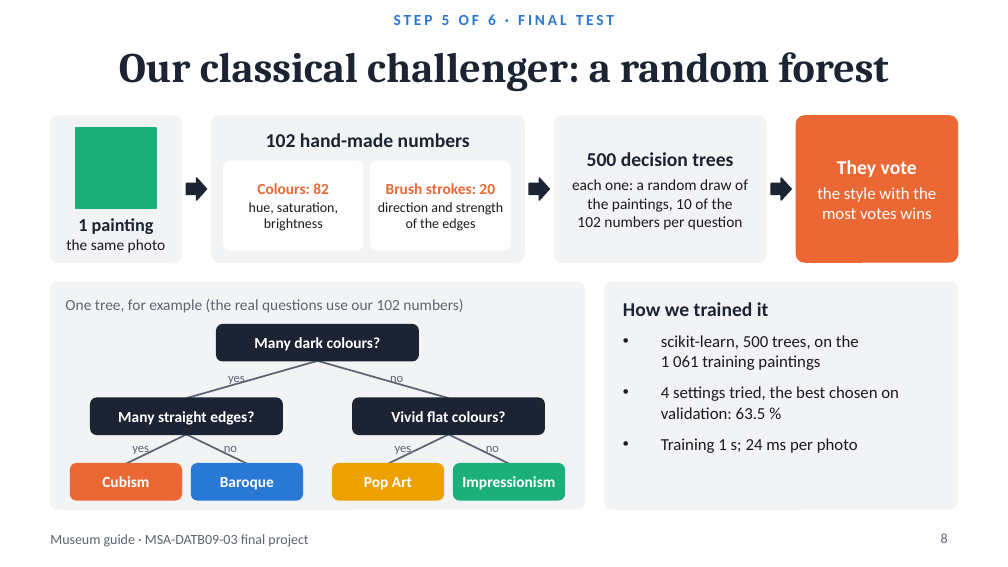
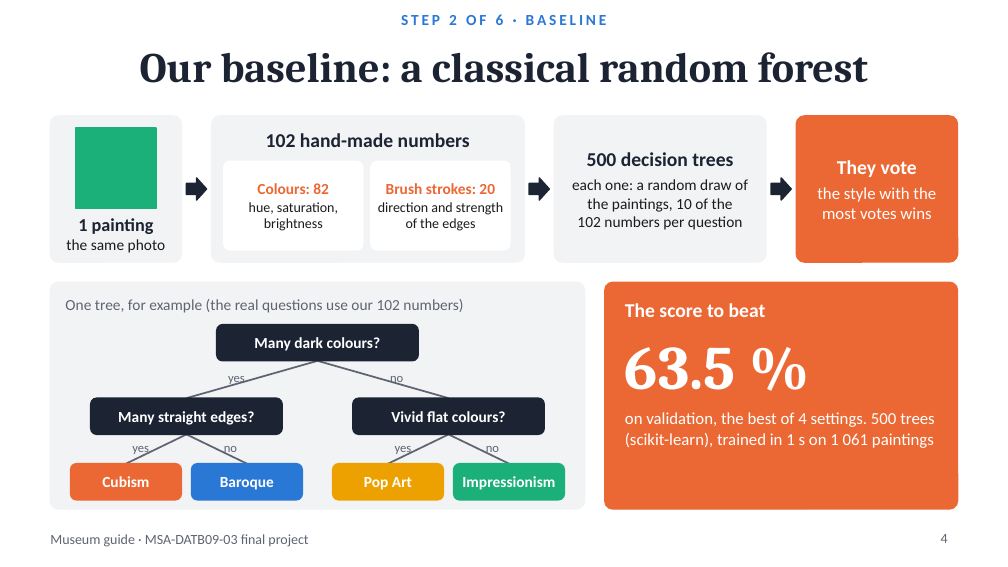
Before and after one commit to BenjaminAHS/neural-network-project, a slide deck: slide 4 of docs/museum_guide_presentation.pptx (slide 8 before the commit). Drawn at 1008x567 pixels with LibreOffice and Linux fonts; fonts in the diff are those of the drawing. Boxes give left, top, right and bottom in pixels: in the first picture for what was removed or moved away, otherwise in the second. Text is boxed around its words. In the diff, an @@ line names an element or a change of style, - is before the commit and + after.

Commit message:
Add CLIP ViT-L/14 (too big for a kiosk) and a recap by criteria; slide 8 on the test paintings; 10 main slides

```diff
--- a/docs/museum_guide_presentation.pptx
+++ b/docs/museum_guide_presentation.pptx
@@ text at [401,14,607,25]: text changed @@
-STEP 5 OF 6 · FINAL TEST
+STEP 2 OF 6 · BASELINE
@@ title at [140,52,868,83]: text changed @@
-Our classical challenger: a random forest
+Our baseline: a classical random forest
@@ rounded rectangle at [605,282,958,509]: fill #F2F3F5 to #EB6834; outline #F2F3F5 1 pt to #EB6834 1 pt @@
@@ text at [625,303,766,317]: text changed; text colour #1C2433 to #FFFFFF @@
-How we trained it
+The score to beat
@@ text "63.5 %" at [625,347,736,390]: vertical alignment top to middle @@
@@ text at [625,347,736,390]: text changed; size 12 to 44 pt; font Calibri to Cambria; text colour #1B1B1F to #FFFFFF; bold on @@
-• scikit-learn, 500 trees, on the 1 061 training paintings
-• 4 settings tried, the best chosen on validation: 63.5 %
-• Training 1 s; 24 ms per photo
+63.5 %
@@ text added at [625,412,934,448], 12 pt, text #FFFFFF @@
+on validation, the best of 4 settings. 500 trees (scikit-learn), trained in 1 s on 1 061 paintings
@@ page number at [941,534,948,543]: text changed @@
-8
+4
```
Also in this commit, not shown: 15 other slides changed, 3 slides added, 14 other files.
